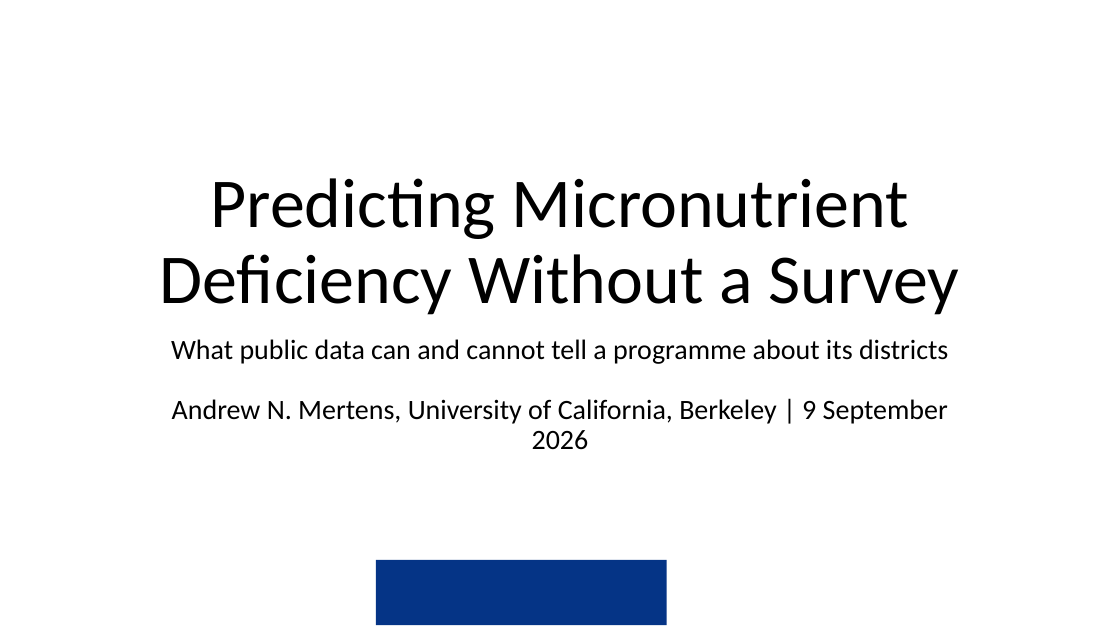
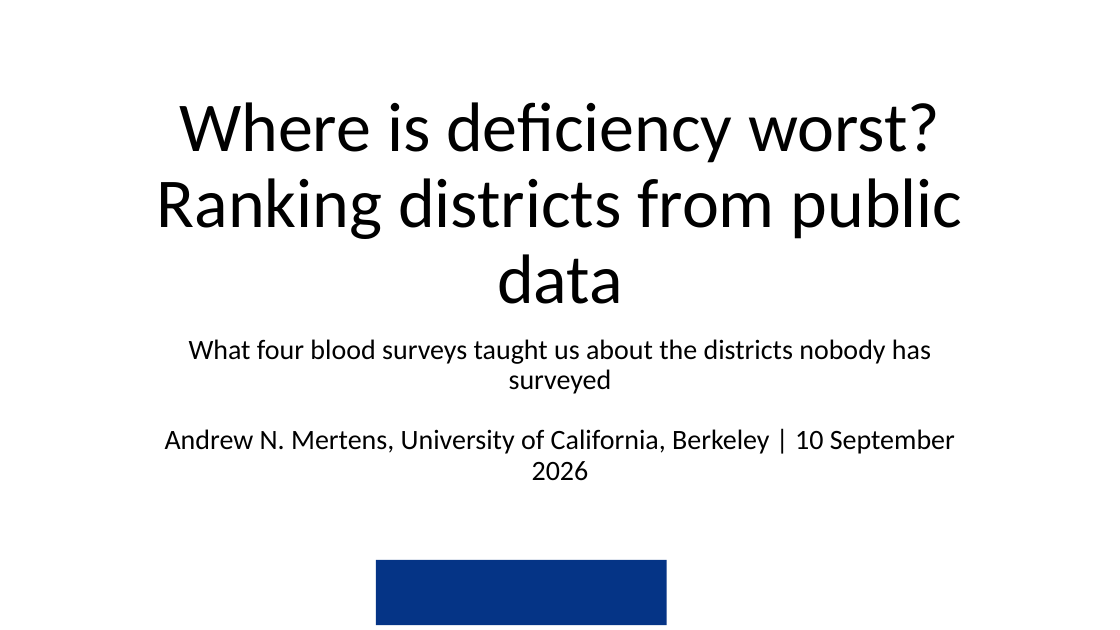
Before and after one commit to amertens/mn-prediction, a slide deck: slide 1 of docs/slides/MN-proxy-policy-deck-2026-09.pptx. Drawn at 1120x630 pixels with LibreOffice and Linux fonts; fonts in the diff are those of the drawing; background and template pictures are left out. Boxes give left, top, right and bottom in pixels: in the first picture for what was removed or moved away, otherwise in the second. Text is boxed around its words. In the diff, an @@ line names an element or a change of style, - is before the commit and + after.

```diff
--- a/docs/slides/MN-proxy-policy-deck-2026-09.pptx
+++ b/docs/slides/MN-proxy-policy-deck-2026-09.pptx
@@ title at (157,102,963,304): text changed @@
-Predicting Micronutrient Deficiency Without a Survey
+Where is deficiency worst? Ranking districts from public data
@@ subtitle at (165,339,955,481): text changed @@
-What public data can and cannot tell a programme about its districts
-Andrew N. Mertens, University of California, Berkeley | 9 September 2026
+What four blood surveys taught us about the districts nobody has surveyed
+Andrew N. Mertens, University of California, Berkeley | 10 September 2026
```
Also in this commit, not shown: 4 other slides changed, 6 slides added, 1 slide removed, 5 other files.
